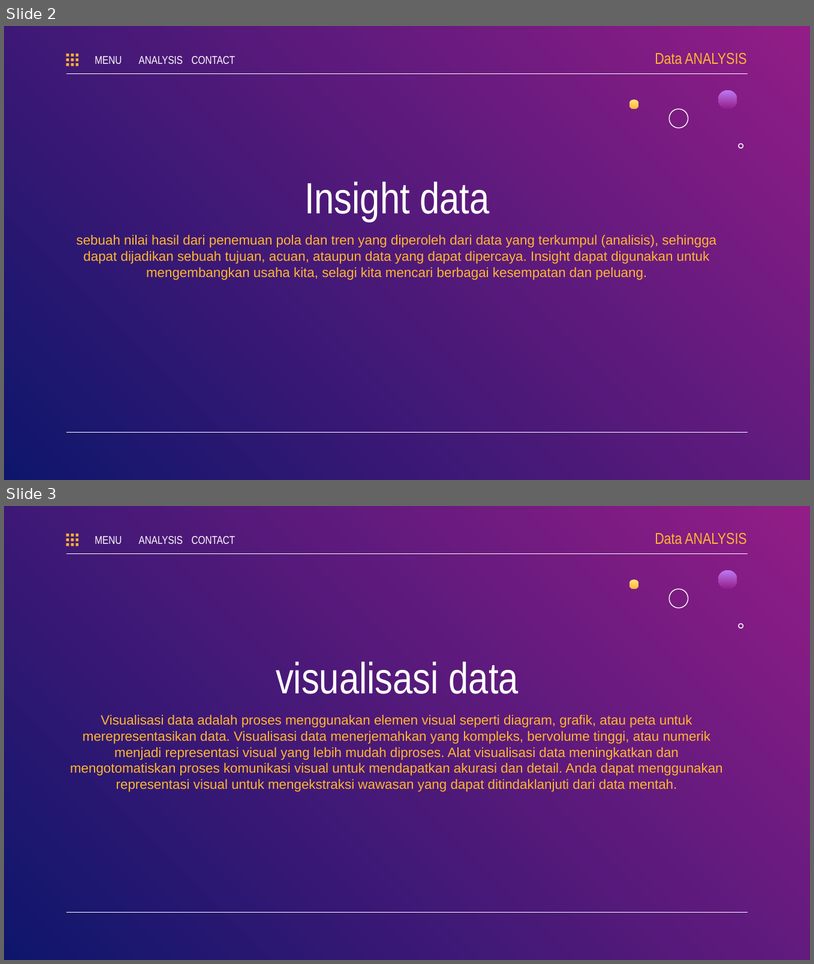
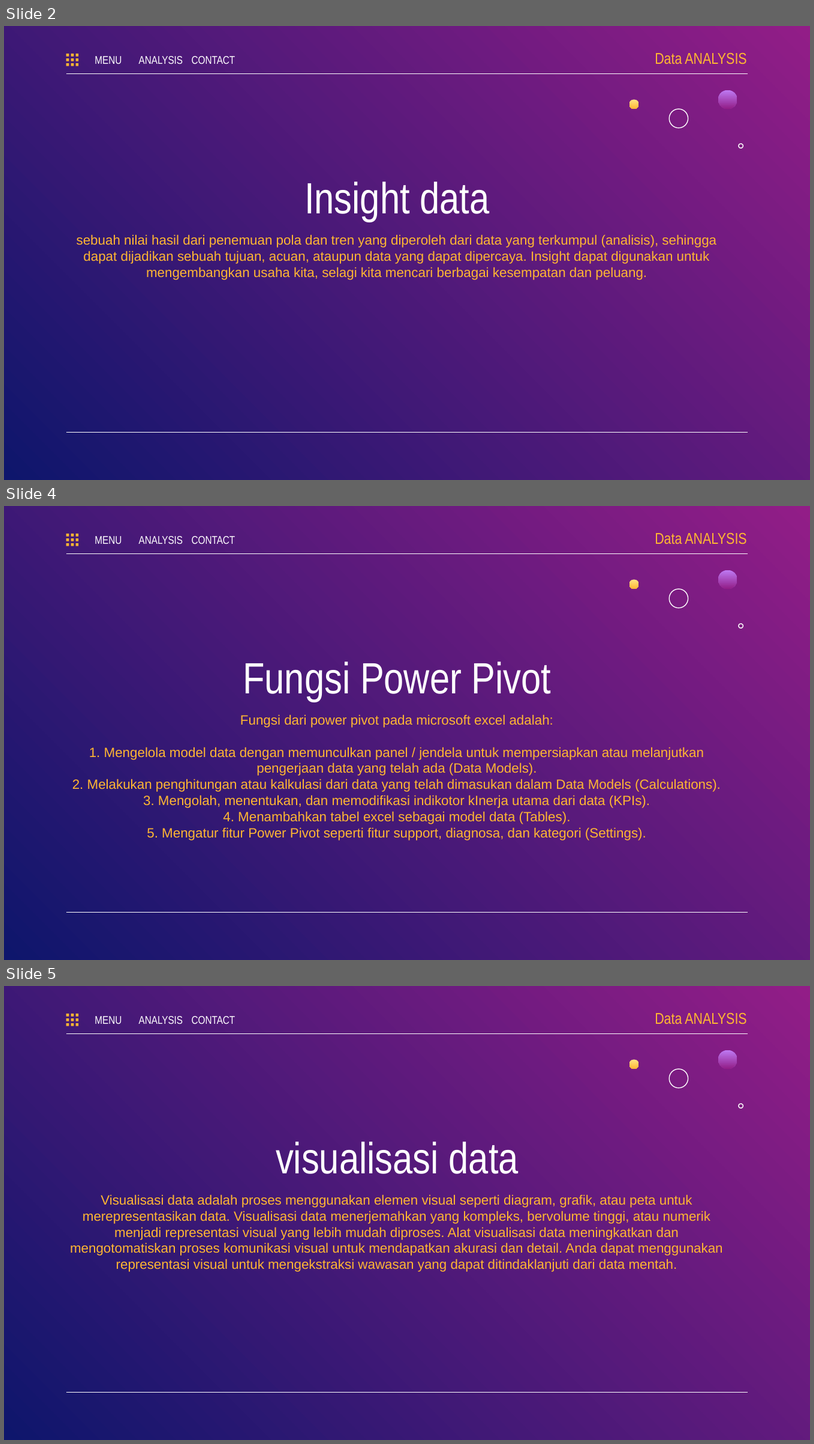
Before and after one commit to JakaDwi/UAS_BI_2022, a slide deck: UAS_BI_VISUALISASI_DATA BANK_19520004.pptx. Shown one above the other, each under a label of ours: slides 2 and 3 before the commit, slides 2, 4 and 5 after it; the slides between them are not shown. The pictures are 814x964 and 814x1444 pixels, drawn with LibreOffice and Linux fonts; fonts in the diff are those of the drawing. Boxes give left, top, right and bottom in pixels: in the first picture for what was removed or moved away, otherwise in the second. Text is boxed around its words. In the diff, an @@ line names an element or a change of style, - is before the commit and + after.

```diff
--- a/UAS_BI_VISUALISASI_DATA BANK_19520004.pptx
+++ b/UAS_BI_VISUALISASI_DATA BANK_19520004.pptx
@@ slide 4 added at (4,506,810,960), background gradient #921D87 to #0E166C; not listed: 2 template elements that a slide beside it also shows @@
@@ text added at (95,536,122,544), 10 pt, text #FFFFFF @@
+MENU
@@ text added at (139,536,183,544), 10 pt, text #FFFFFF @@
+ANALYSIS
@@ text added at (192,536,236,544), 10 pt, text #FFFFFF @@
+CONTACT
@@ text added at (655,533,747,544), 14 pt, text #FFB632 @@
+Data ANALYSIS
@@ group added at (66,534,78,546): 9 rectangles @@
@@ freeform shape added at (719,571,737,589), fill gradient #BE7AF3 to #921D87 @@
@@ freeform shape added at (630,579,639,589), fill gradient #FFE485 to #FFB632 @@
@@ freeform shape added at (669,589,688,607), outline #FFFFFF 0.75 pt @@
@@ freeform shape added at (738,623,745,630), outline #FFFFFF 0.75 pt @@
@@ title added at (243,661,552,701), 39 pt, text #FFFFFF @@
+Fungsi Power Pivot
@@ subtitle added at (72,714,721,840), 12 pt, text #FFB632 @@
+Fungsi dari power pivot pada microsoft excel adalah:
+1. Mengelola model data dengan memunculkan panel / jendela untuk mempersiapkan atau melanjutkan pengerjaan data yang telah ada (Data Models).
+2. Melakukan penghitungan atau kalkulasi dari data yang telah dimasukan dalam Data Models (Calculations).
+3. Mengolah, menentukan, dan memodifikasi indikotor kInerja utama dari data (KPIs).
+4. Menambahkan tabel excel sebagai model data (Tables).
+5. Mengatur fitur Power Pivot seperti fitur support, diagnosa, dan kategori (Settings).
@@ what was slide 3 is now slide 5 @@
```
Also in this commit, not shown: 2 slides changed, 1 other slide added, 1 other file.
